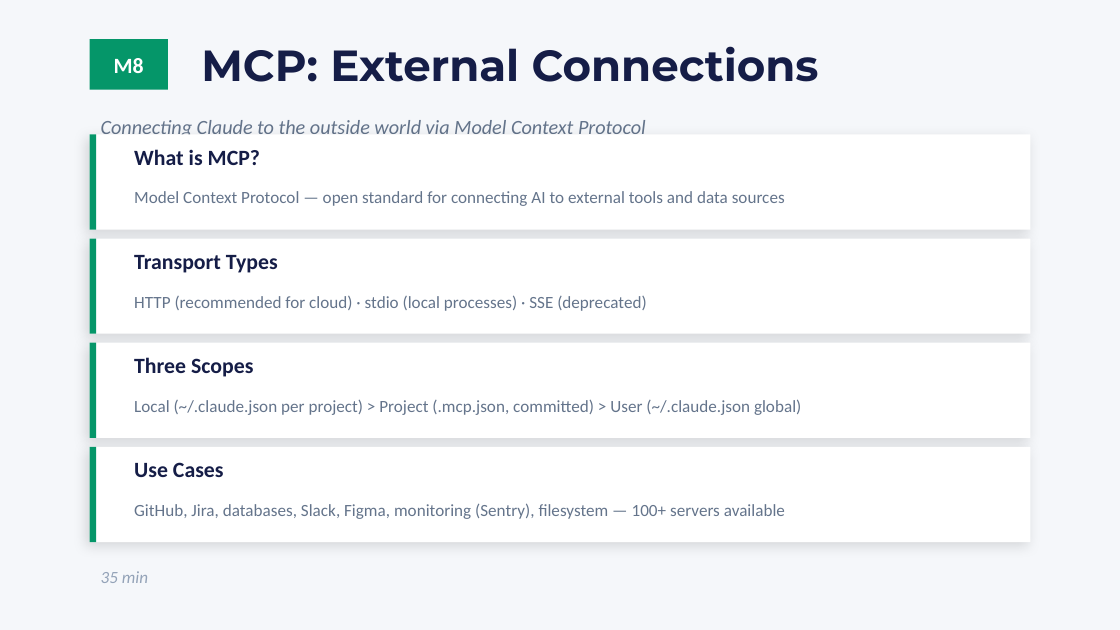
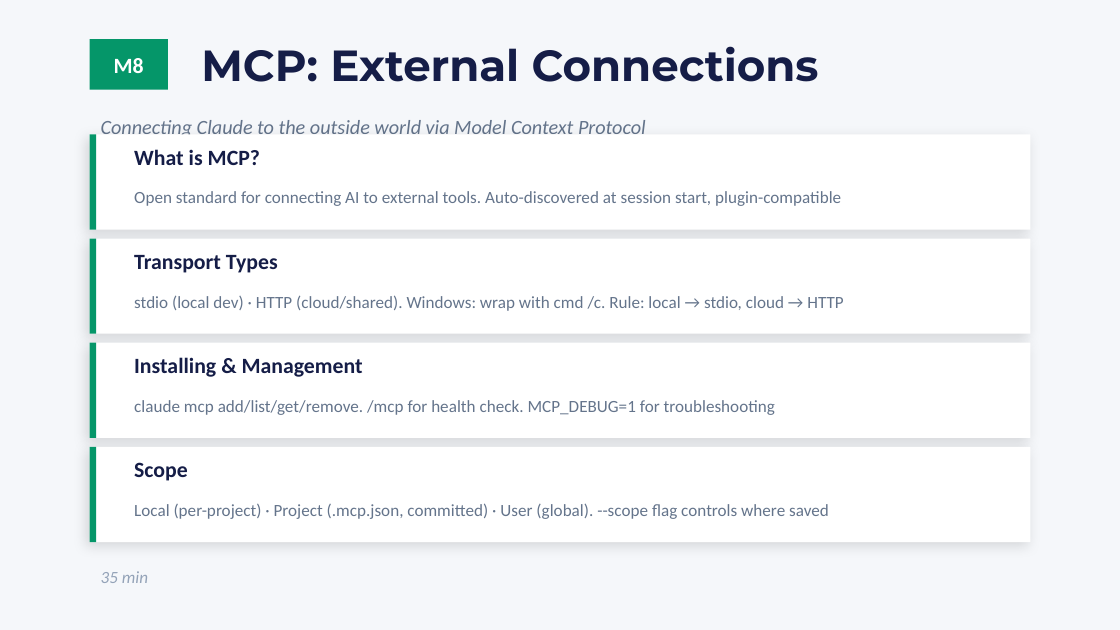
Before and after one commit to clusterreplyDE/claude_workshop, a slide deck: slide 28 of slides/workshop.pptx. Drawn at 1120x630 pixels with LibreOffice and Linux fonts; fonts in the diff are those of the drawing. Boxes give left, top, right and bottom in pixels: in the first picture for what was removed or moved away, otherwise in the second. Text is boxed around its words. In the diff, an @@ line names an element or a change of style, - is before the commit and + after.

```diff
--- a/slides/workshop.pptx
+++ b/slides/workshop.pptx
@@ text at box(134, 191, 841, 206): text changed @@
-Model Context Protocol — open standard for connecting AI to external tools and data sources
+Open standard for connecting AI to external tools. Auto-discovered at session start, plugin-compatible
@@ text at box(134, 295, 843, 311): text changed @@
-HTTP (recommended for cloud) · stdio (local processes) · SSE (deprecated)
+stdio (local dev) · HTTP (cloud/shared). Windows: wrap with cmd /c. Rule: local → stdio, cloud → HTTP
@@ text at box(134, 357, 363, 377): text changed @@
-Three Scopes
+Installing & Management
@@ text at box(134, 400, 775, 415): text changed @@
-Local (~/.claude.json per project) > Project (.mcp.json, committed) > User (~/.claude.json global)
+claude mcp add/list/get/remove. /mcp for health check. MCP_DEBUG=1 for troubleshooting
@@ text at box(134, 462, 188, 481): text changed @@
-Use Cases
+Scope
@@ text at box(134, 503, 829, 519): text changed @@
-GitHub, Jira, databases, Slack, Figma, monitoring (Sentry), filesystem — 100+ servers available
+Local (per-project) · Project (.mcp.json, committed) · User (global). --scope flag controls where saved
```
Also in this commit, not shown: 8 other slides changed, 5 other files.
